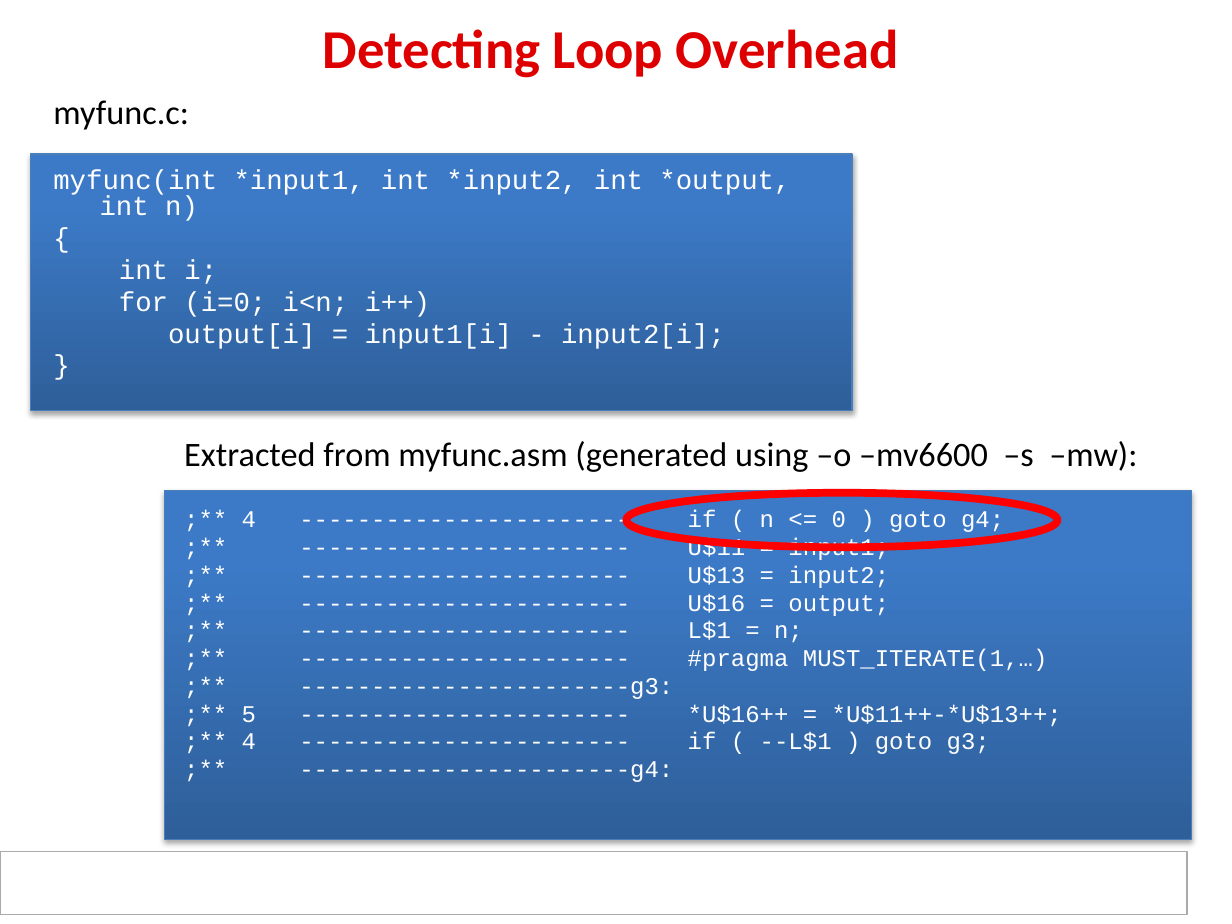
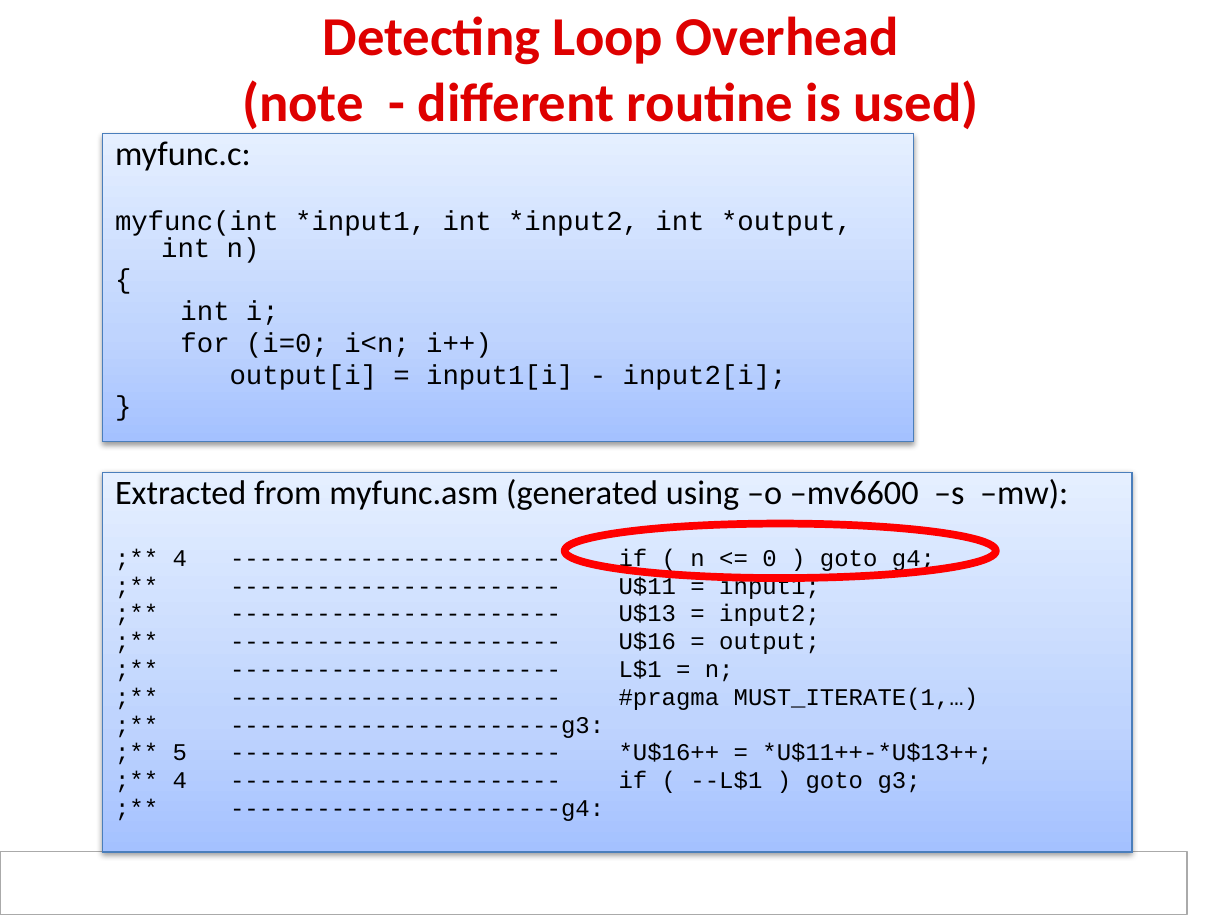
Before and after one commit to hari1989/keystone-workshop, a slide deck: slide 50 of slides/KeyStone Optimization.pptx (slide 46 before the commit). Drawn at 1232x924 pixels with LibreOffice and Linux fonts; fonts in the diff are those of the drawing; background and template pictures are left out. Boxes give left, top, right and bottom in pixels: in the first picture for what was removed or moved away, otherwise in the second. Text is boxed around its words. In the diff, an @@ line names an element or a change of style, - is before the commit and + after.

```diff
--- a/slides/KeyStone Optimization.pptx
+++ b/slides/KeyStone Optimization.pptx
@@ title at <box>242,16,978,134</box>: text changed @@
-Detecting Loop Overhead
+Detecting Loop Overhead
+(note - different routine is used)
@@ text "myfunc.c:": place and size @@
-text "myfunc.c:" at <box>53,100,790,349</box>
+text "myfunc.c:" at <box>115,141,852,390</box>
@@ rectangle removed at <box>31,154,853,410</box> @@
@@ text at <box>115,211,852,390</box>: text colour #FFFFFF to #000000 @@
@@ text "Extracted from myfunc.asm (generated using ...": place and size @@
-text "Extracted from myfunc.asm (generated using ..." at <box>184,441,1137,782</box>
+text "Extracted from myfunc.asm (generated using ..." at <box>115,479,1068,821</box>
@@ rectangle removed at <box>165,490,1191,839</box> @@
@@ ellipse: place and size @@
-ellipse at <box>626,493,1057,547</box>
+ellipse at <box>564,524,995,578</box>
@@ text at <box>173,548,992,821</box>: text colour #FFFFFF to #000000 in ";** 4 ----------------------- if ( n <= ...", ";** ----------------------- U$11 = input1;", ";** ----------------------- U$13 = input2;", ";** ----------------------- U$16 = output;" and 6 more places @@
```
Also in this commit, not shown: 20 other slides changed, 12 slides added, 6 slides removed, 2 other files.
